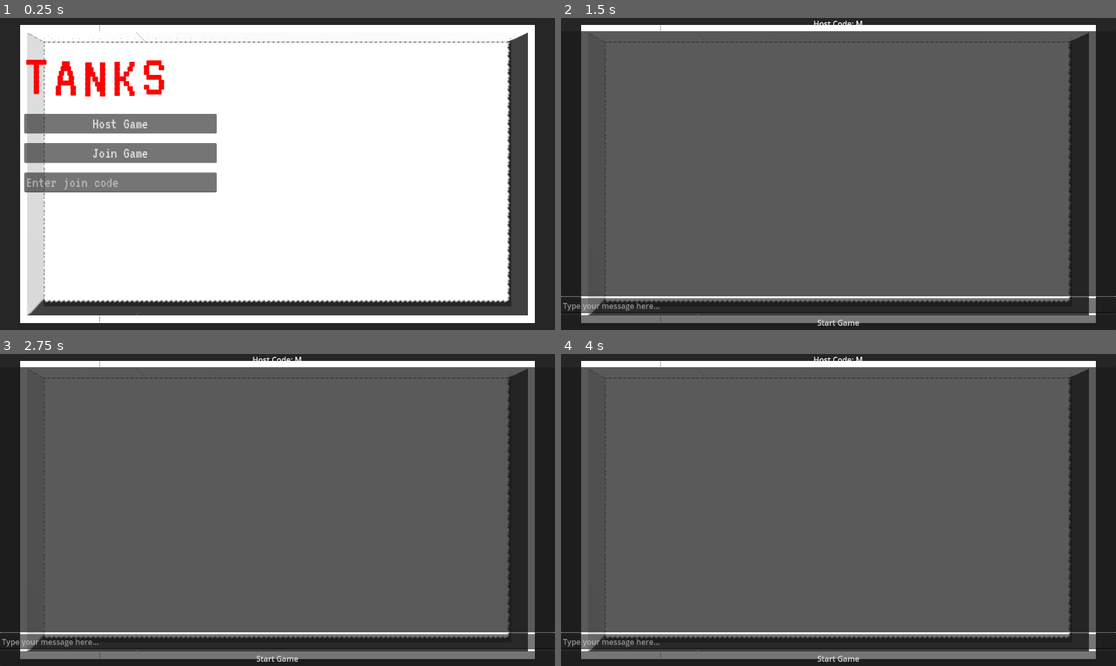
Above: before the commit, frames 1-4 (two rows, left to right).
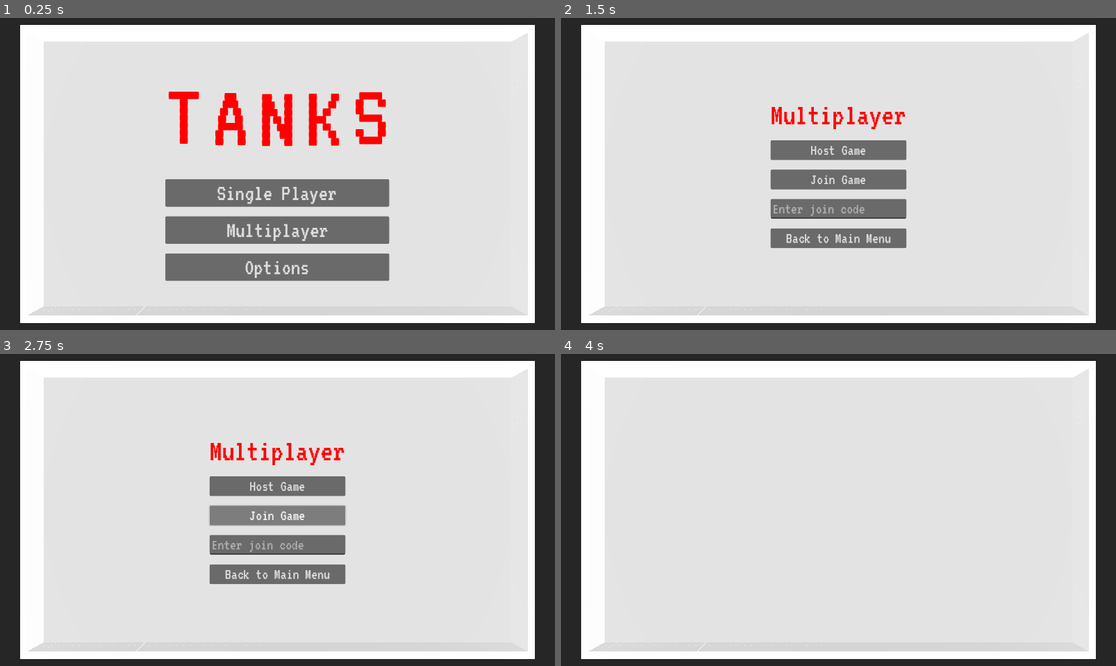
Above: after the commit, the same moments.

Repository: HennyBicks01/tanks
Game: Godot game, scene res://scenes/Main.tscn
Two runs of this game, one before a commit and one after it. Both use one fixed random seed, a clock stepped at 60 frames per second and the inputs below.
Inputs (mouse positions are in pixels of both pictures, inside the frame that each line leads up to):
- Up to frame 1 (0.25 s): no input
- Up to frame 2 (1.5 s): click (683, 124) at 0.5 s, where only the run before the commit has a clickable "Host Game"; click (838, 230) at 1.25 s, where only the run after the commit has a clickable "Multiplayer"
- Up to frame 3 (2.75 s): click (277, 516) at 2 s, where only the run after the commit has a clickable "Join Game"
- Up to frame 4 (4 s): click (838, 575) at 2.75 s, where only the run after the commit has a clickable "Back to Main Menu"; click (838, 603) at 3.5 s, where only the run after the commit has a clickable "Options"

The runs differ from the first frame. In frame 1, 78% of the frame differs, in the area x 4-96%, y 2-98%; in frame 2, 82%; in frame 3, 83%; in frame 4, 87%, in the area x 0-100%, y 0-99%.

Commit message:
updated menu to have multiplayer and single player options

Diff:
--- a/scenes/Main.tscn
+++ b/scenes/Main.tscn
@@ -1,8 +1,9 @@
-[gd_scene load_steps=6 format=3 uid="uid://c10sfjihdjgau"]
+[gd_scene load_steps=7 format=3 uid="uid://c10sfjihdjgau"]
 
 [ext_resource type="Script" path="res://scenes/main.gd" id="1_cwt3s"]
 [ext_resource type="PackedScene" uid="uid://kqhmhff27w5f" path="res://scenes/Arena.tscn" id="1_yu0q6"]
 [ext_resource type="PackedScene" uid="uid://3b27kgulm15k" path="res://scenes/MainMenu.tscn" id="3_xxxxx"]
+[ext_resource type="PackedScene" uid="uid://k8uke8emce8o" path="res://scenes/MultiplayerMenu.tscn" id="4_2p7w3"]
 [ext_resource type="PackedScene" uid="uid://c4s7dwrpfu7jh" path="res://scenes/Lobby.tscn" id="4_xxxxx"]
 [ext_resource type="FontFile" uid="uid://cbbtarn8l2yhf" path="res://scripts/VT323-Regular.ttf" id="5_xxxxx"]
 
@@ -17,6 +18,9 @@
 [node name="CanvasLayer" type="CanvasLayer" parent="."]
 
 [node name="MainMenu" parent="CanvasLayer" instance=ExtResource("3_xxxxx")]
+
+[node name="MultiplayerMenu" parent="CanvasLayer" instance=ExtResource("4_2p7w3")]
+visible = false
 
 [node name="Lobby" parent="CanvasLayer" instance=ExtResource("4_xxxxx")]
 visible = false
--- a/scenes/MainMenu.tscn
+++ b/scenes/MainMenu.tscn
@@ -33,70 +33,81 @@
 environment = SubResource("Environment_sky")
 
 [node name="DirectionalLight3D" type="DirectionalLight3D" parent="Background"]
-transform = Transform3D(0.866025, -0.433013, 0.25, 0, 0.5, 0.866025, -0.5, -0.75, 0.433013, 0, 5, 0)
+transform = Transform3D(0.866025, -0.433013, 0.25, 0.00789748, 0.511784, 0.859078, -0.499938, -0.742009, 0.446637, 5.30673, 9.62486, 5.49492)
+light_energy = 0.5
+light_indirect_energy = 2.0
+light_angular_distance = 90.0
 shadow_enabled = true
 
-[node name="VBoxContainer" type="VBoxContainer" parent="."]
+[node name="CenterContainer" type="CenterContainer" parent="."]
 layout_mode = 1
-offset_left = 50.0
-offset_top = 50.0
-offset_right = 450.0
-offset_bottom = 400.0
+anchors_preset = 15
+anchor_right = 1.0
+anchor_bottom = 1.0
+grow_horizontal = 2
+grow_vertical = 2
+
+[node name="VBoxContainer" type="VBoxContainer" parent="CenterContainer"]
+layout_mode = 2
+theme_override_constants/separation = 40
+
+[node name="Title" type="HBoxContainer" parent="CenterContainer/VBoxContainer"]
+layout_mode = 2
 theme_override_constants/separation = 20
 
-[node name="Title" type="HBoxContainer" parent="VBoxContainer"]
-layout_mode = 2
-theme_override_constants/separation = 10
-
-[node name="T" type="Label" parent="VBoxContainer/Title"]
+[node name="T" type="Label" parent="CenterContainer/VBoxContainer/Title"]
 layout_mode = 2
 theme_override_colors/font_color = Color(1, 0, 0, 1)
 theme_override_fonts/font = ExtResource("2_xxxxx")
-theme_override_font_sizes/font_size = 128
+theme_override_font_sizes/font_size = 192
 text = "T"
 
-[node name="A" type="Label" parent="VBoxContainer/Title"]
+[node name="A" type="Label" parent="CenterContainer/VBoxContainer/Title"]
 layout_mode = 2
 theme_override_colors/font_color = Color(1, 0, 0, 1)
 theme_override_fonts/font = ExtResource("2_xxxxx")
-theme_override_font_sizes/font_size = 128
+theme_override_font_sizes/font_size = 192
 text = "A"
 
-[node name="N" type="Label" parent="VBoxContainer/Title"]
+[node name="N" type="Label" parent="CenterContainer/VBoxContainer/Title"]
 layout_mode = 2
 theme_override_colors/font_color = Color(1, 0, 0, 1)
 theme_override_fonts/font = ExtResource("2_xxxxx")
-theme_override_font_sizes/font_size = 128
+theme_override_font_sizes/font_size = 192
 text = "N"
 
-[node name="K" type="Label" parent="VBoxContainer/Title"]
+[node name="K" type="Label" parent="CenterContainer/VBoxContainer/Title"]
 layout_mode = 2
 theme_override_colors/font_color = Color(1, 0, 0, 1)
 theme_override_fonts/font = ExtResource("2_xxxxx")
-theme_override_font_sizes/font_size = 128
+theme_override_font_sizes/font_size = 192
 text = "K"
 
-[node name="S" type="Label" parent="VBoxContainer/Title"]
+[node name="S" type="Label" parent="CenterContainer/VBoxContainer/Title"]
 layout_mode = 2
 theme_override_colors/font_color = Color(1, 0, 0, 1)
 theme_override_fonts/font = ExtResource("2_xxxxx")
-theme_override_font_sizes/font_size = 128
+theme_override_font_sizes/font_size = 192
 text = "S"
 
-[node name="HostButton" type="Button" parent="VBoxContainer"]
+[node name="ButtonsContainer" type="VBoxContainer" parent="CenterContainer/VBoxContainer"]
+layout_mode = 2
+theme_override_constants/separation = 20
+
+[node name="SinglePlayerButton" type="Button" parent="CenterContainer/VBoxContainer/ButtonsContainer"]
 layout_mode = 2
 theme_override_fonts/font = ExtResource("2_xxxxx")
-theme_override_font_sizes/font_size = 32
-text = "Host Game"
+theme_override_font_sizes/font_size = 48
+text = "Single Player"
 
-[node name="JoinButton" type="Button" parent="VBoxContainer"]
+[node name="MultiplayerButton" type="Button" parent="CenterContainer/VBoxContainer/ButtonsContainer"]
 layout_mode = 2
 theme_override_fonts/font = ExtResource("2_xxxxx")
-theme_override_font_sizes/font_size = 32
-text = "Join Game"
+theme_override_font_sizes/font_size = 48
+text = "Multiplayer"
 
-[node name="CodeInput" type="LineEdit" parent="VBoxContainer"]
+[node name="OptionsButton" type="Button" parent="CenterContainer/VBoxContainer/ButtonsContainer"]
 layout_mode = 2
 theme_override_fonts/font = ExtResource("2_xxxxx")
-theme_override_font_sizes/font_size = 32
-placeholder_text = "Enter join code"
+theme_override_font_sizes/font_size = 48
+text = "Options"
--- /dev/null
+++ b/scenes/MultiplayerMenu.tscn
@@ -0,0 +1,57 @@
+[gd_scene load_steps=3 format=3 uid="uid://k8uke8emce8o"]
+
+[ext_resource type="Script" path="res://scenes/multiplayer_menu.gd" id="1_xxxxx"]
+[ext_resource type="FontFile" uid="uid://cbbtarn8l2yhf" path="res://scripts/VT323-Regular.ttf" id="2_xxxxx"]
+
+[node name="MultiplayerMenu" type="Control"]
+layout_mode = 3
+anchors_preset = 15
+anchor_right = 1.0
+anchor_bottom = 1.0
+grow_horizontal = 2
+grow_vertical = 2
+script = ExtResource("1_xxxxx")
+
+[node name="CenterContainer" type="CenterContainer" parent="."]
+layout_mode = 1
+anchors_preset = 15
+anchor_right = 1.0
+anchor_bottom = 1.0
+grow_horizontal = 2
+grow_vertical = 2
+
+[node name="VBoxContainer" type="VBoxContainer" parent="CenterContainer"]
+layout_mode = 2
+theme_override_constants/separation = 20
+
+[node name="Title" type="Label" parent="CenterContainer/VBoxContainer"]
+layout_mode = 2
+theme_override_colors/font_color = Color(1, 0, 0, 1)
+theme_override_fonts/font = ExtResource("2_xxxxx")
+theme_override_font_sizes/font_size = 64
+text = "Multiplayer"
+horizontal_alignment = 1
+
+[node name="HostButton" type="Button" parent="CenterContainer/VBoxContainer"]
+layout_mode = 2
+theme_override_fonts/font = ExtResource("2_xxxxx")
+theme_override_font_sizes/font_size = 32
+text = "Host Game"
+
+[node name="JoinButton" type="Button" parent="CenterContainer/VBoxContainer"]
+layout_mode = 2
+theme_override_fonts/font = ExtResource("2_xxxxx")
+theme_override_font_sizes/font_size = 32
+text = "Join Game"
+
+[node name="CodeInput" type="LineEdit" parent="CenterContainer/VBoxContainer"]
+layout_mode = 2
+theme_override_fonts/font = ExtResource("2_xxxxx")
+theme_override_font_sizes/font_size = 32
+placeholder_text = "Enter join code"
+
+[node name="BackButton" type="Button" parent="CenterContainer/VBoxContainer"]
+layout_mode = 2
+theme_override_fonts/font = ExtResource("2_xxxxx")
+theme_override_font_sizes/font_size = 32
+text = "Back to Main Menu"
--- a/scenes/main.gd
+++ b/scenes/main.gd
@@ -2,6 +2,7 @@
 
 @onready var arena = $Arena
 @onready var main_menu = $CanvasLayer/MainMenu
+@onready var multiplayer_menu = $CanvasLayer/MultiplayerMenu
 @onready var lobby = $CanvasLayer/Lobby
 @onready var round_display = $CanvasLayer/RoundDisplay
 @onready var round_number = $CanvasLayer/RoundDisplay/RoundNumber
@@ -12,16 +13,54 @@
 var port = 8910
 var max_players = 4
 var current_round = 0
+var is_multiplayer = false
 
 var time = 0
 var wave_speed = 2
 var wave_height = 10
 
 func _ready():
-	main_menu.connect("host_game", _on_host_game)
-	main_menu.connect("join_game", _on_join_game)
+	main_menu.connect("start_single_player", _on_start_single_player)
+	main_menu.connect("show_multiplayer_menu", _on_show_multiplayer_menu)
+	main_menu.connect("show_options", _on_show_options)
+	multiplayer_menu.connect("host_game", _on_host_game)
+	multiplayer_menu.connect("join_game", _on_join_game)
+	multiplayer_menu.connect("back_to_main_menu", _on_back_to_main_menu)
 	multiplayer.peer_connected.connect(_on_peer_connected)
 	multiplayer.peer_disconnected.connect(_on_peer_disconnected)
+
+func _on_start_single_player():
+	main_menu.hide()
+	start_game(false)
+
+func _on_show_multiplayer_menu():
+	main_menu.hide()
+	multiplayer_menu.show()
+
+func _on_show_options():
+	main_menu.hide()
+	# You need to create and show an options menu here
+	print("Options menu not implemented yet")
+
+func _on_back_to_main_menu():
+	multiplayer_menu.hide()
+	main_menu.show()
+
+func _on_host_game():
+	var host_code = generate_random_code()
+	network.create_server(port, max_players)
+	multiplayer.multiplayer_peer = network
+	multiplayer_menu.hide()
+	lobby.show()
+	lobby.set_host_code(host_code)
+	lobby.show_start_button(true)
+
+func _on_join_game(code):
+	network.create_client("localhost", port)
+	multiplayer.multiplayer_peer = network
+	multiplayer_menu.hide()
+	lobby.show()
+	lobby.show_start_button(false)
 
 func start_new_round():
 	current_round += 1
@@ -29,9 +68,12 @@
 	round_display.visible = true
 	setup_game()
 
-@rpc("any_peer", "call_local")
-func start_game():
-	lobby.hide()
+func start_game(multiplayer_mode: bool):
+	is_multiplayer = multiplayer_mode
+	if is_multiplayer:
+		lobby.hide()
+	else:
+		main_menu.hide()
 	start_new_round()
 
 func setup_game():
@@ -49,7 +91,6 @@
 		var offset = sin(time * wave_speed) * wave_height
 		round_number.position.y = offset
 
-# Add this function to check if the round is over
 func check_round_end():
 	var players_alive = false
 	var enemies_alive = false
@@ -65,22 +106,6 @@
 	if not players_alive or not enemies_alive:
 		get_tree().create_timer(2.0).timeout.connect(start_new_round)
 
-func _on_host_game():
-	var host_code = generate_random_code()
-	network.create_server(port, max_players)
-	multiplayer.multiplayer_peer = network
-	main_menu.hide()
-	lobby.show()
-	lobby.set_host_code(host_code)
-	lobby.show_start_button(true)
-
-func _on_join_game(_code):
-	network.create_client("localhost", port)
-	multiplayer.multiplayer_peer = network
-	main_menu.hide()
-	lobby.show()
-	lobby.show_start_button(false)
-
 func _on_peer_connected(id):
 	print("Peer connected: ", id)
 
@@ -92,11 +117,11 @@
 
 func spawn_players():
 	var tank_scene = preload("res://scenes/Tank.tscn")
-	var num_players = multiplayer.get_peers().size() + 1
+	var num_players = 1 if not is_multiplayer else multiplayer.get_peers().size() + 1
 	var spacing = 5  # Vertical spacing between tanks
 
 	for i in range(num_players):
-		var peer_id = multiplayer.get_unique_id() if i == 0 else multiplayer.get_peers()[i-1]
+		var peer_id = 1 if not is_multiplayer else (multiplayer.get_unique_id() if i == 0 else multiplayer.get_peers()[i-1])
 		var tank = tank_scene.instantiate()
 		tank.name = str(peer_id)
 
@@ -106,12 +131,13 @@
 		var z_pos = -((num_players - 1) * spacing / 2.0) + (i * spacing)  # Distribute along Z-axis
 
 		tank.position = Vector3(x_pos, y_pos, z_pos)
-		tank.set_multiplayer_authority(peer_id)
+		if is_multiplayer:
+			tank.set_multiplayer_authority(peer_id)
 		add_child(tank)
 		player_tanks[peer_id] = tank
 
-	# Disable collision between player tanks
-	disable_collision_between_tanks()
+	if is_multiplayer:
+		disable_collision_between_tanks()
 
 func disable_collision_between_tanks():
 	var tanks = player_tanks.values()
@@ -127,13 +153,14 @@
 	enemy_tank.position = Vector3(10, 0, 0)
 	add_child(enemy_tank)
 
-	# Set the multiplayer authority to the host (player with ID 1)
-	enemy_tank.set_multiplayer_authority(1)
-
-	# Only the authority (host) should set the initial target
-	if multiplayer.get_unique_id() == 1:
-		var first_player_id = player_tanks.keys()[0]
-		enemy_tank.set_player(player_tanks[first_player_id])
+	if is_multiplayer:
+		enemy_tank.set_multiplayer_authority(1)
+		if multiplayer.get_unique_id() == 1:
+			var first_player_id = player_tanks.keys()[0]
+			enemy_tank.set_player(player_tanks[first_player_id])
+	else:
+		var player_id = player_tanks.keys()[0]
+		enemy_tank.set_player(player_tanks[player_id])
 
 func get_player_tank(player_id):
 	return player_tanks.get(player_id)
--- a/scenes/main_menu.gd
+++ b/scenes/main_menu.gd
@@ -1,20 +1,22 @@
 extends Control
 
-signal host_game
-signal join_game(code)
+signal start_single_player
+signal show_multiplayer_menu
+signal show_options
 
-@onready var host_button = $VBoxContainer/HostButton
-@onready var join_button = $VBoxContainer/JoinButton
-@onready var code_input = $VBoxContainer/CodeInput
-@onready var title_letters = $VBoxContainer/Title.get_children()
+@onready var single_player_button = $CenterContainer/VBoxContainer/ButtonsContainer/SinglePlayerButton
+@onready var multiplayer_button = $CenterContainer/VBoxContainer/ButtonsContainer/MultiplayerButton
+@onready var options_button = $CenterContainer/VBoxContainer/ButtonsContainer/OptionsButton
+@onready var title_letters = $CenterContainer/VBoxContainer/Title.get_children()
 
 var time = 0
 var wave_speed = 2
 var wave_height = 10
 
 func _ready():
-	host_button.connect("pressed", _on_host_button_pressed)
-	join_button.connect("pressed", _on_join_button_pressed)
+	single_player_button.connect("pressed", _on_single_player_button_pressed)
+	multiplayer_button.connect("pressed", _on_multiplayer_button_pressed)
+	options_button.connect("pressed", _on_options_button_pressed)
 
 func _process(delta):
 	time += delta
@@ -22,10 +24,11 @@
 		var offset = sin(time * wave_speed + i * 0.5) * wave_height
 		title_letters[i].position.y = offset
 
-func _on_host_button_pressed():
-	emit_signal("host_game")
+func _on_single_player_button_pressed():
+	emit_signal("start_single_player")
 
-func _on_join_button_pressed():
-	var code = code_input.text
-	if code.length() > 0:
-		emit_signal("join_game", code)
+func _on_multiplayer_button_pressed():
+	emit_signal("show_multiplayer_menu")
+
+func _on_options_button_pressed():
+	emit_signal("show_options")
--- /dev/null
+++ b/scenes/multiplayer_menu.gd
@@ -0,0 +1,26 @@
+extends Control
+
+signal host_game
+signal join_game(code)
+signal back_to_main_menu
+
+@onready var host_button = $CenterContainer/VBoxContainer/HostButton
+@onready var join_button = $CenterContainer/VBoxContainer/JoinButton
+@onready var code_input = $CenterContainer/VBoxContainer/CodeInput
+@onready var back_button = $CenterContainer/VBoxContainer/BackButton
+
+func _ready():
+	host_button.connect("pressed", _on_host_button_pressed)
+	join_button.connect("pressed", _on_join_button_pressed)
+	back_button.connect("pressed", _on_back_button_pressed)
+
+func _on_host_button_pressed():
+	emit_signal("host_game")
+
+func _on_join_button_pressed():
+	var code = code_input.text
+	if code.length() > 0:
+		emit_signal("join_game", code)
+
+func _on_back_button_pressed():
+	emit_signal("back_to_main_menu")
Not shown: 1 places in scenes/Lobby.tscn that only renumber resources
